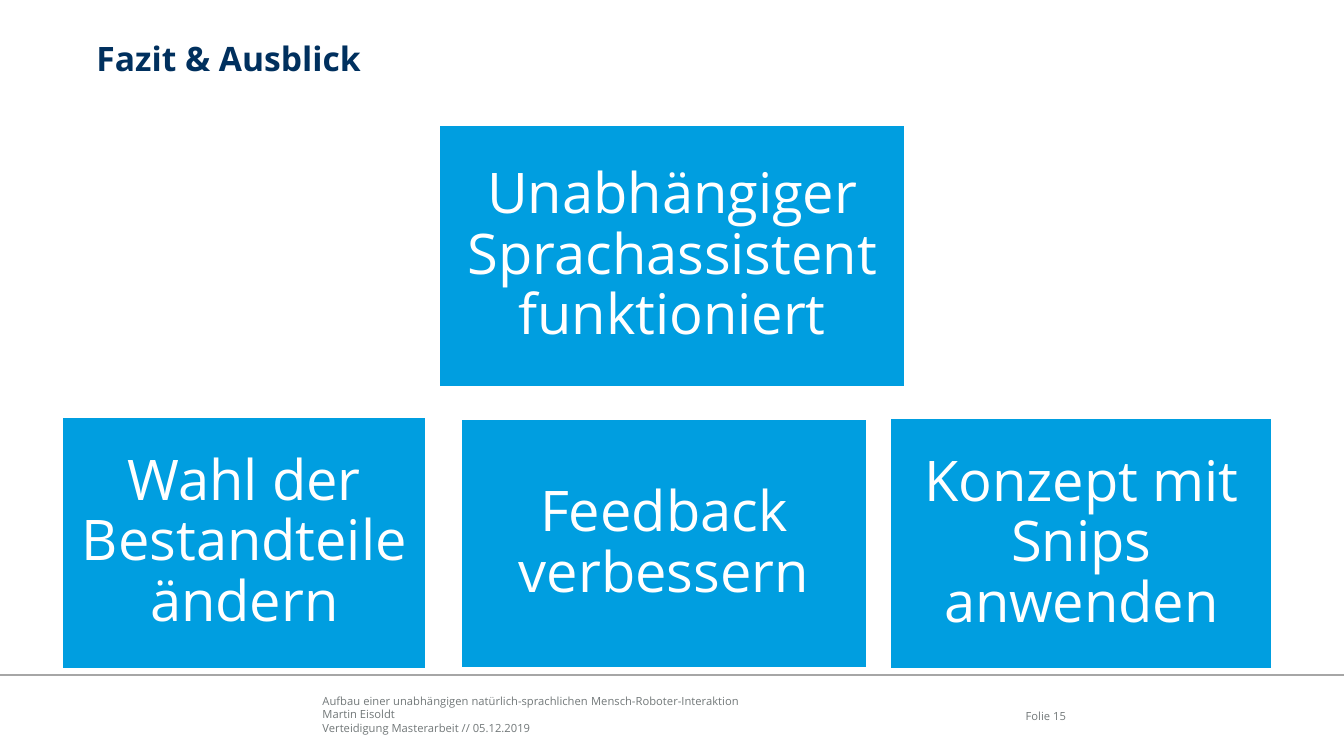
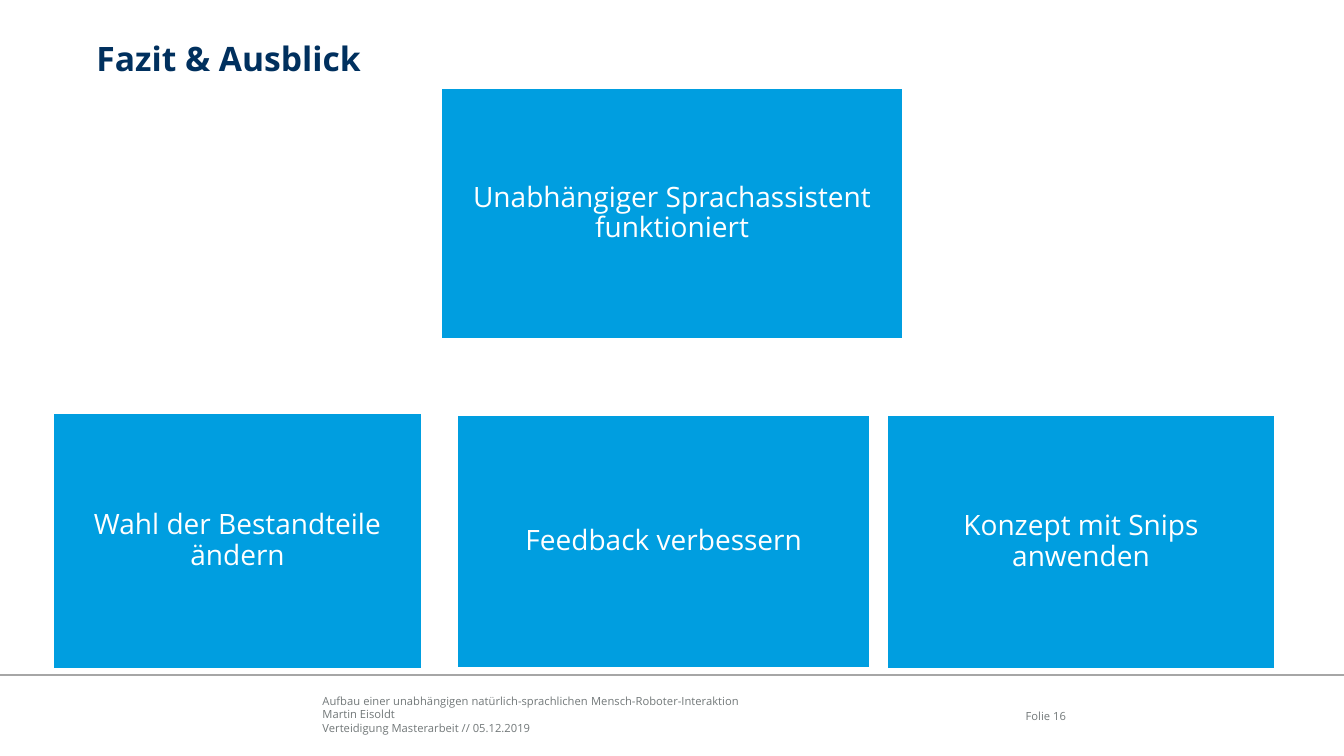
Before and after one commit to edegeyer/masterarbeit, a slide deck: slide 16 of verteidigung/verteidigung.pptx (slide 15 before the commit). Drawn at 1344x756 pixels with LibreOffice and Linux fonts; fonts in the diff are those of the drawing; background and template pictures are left out. Boxes give left, top, right and bottom in pixels: in the first picture for what was removed or moved away, otherwise in the second. Text is boxed around its words. In the diff, an @@ line names an element or a change of style, - is before the commit and + after.

```diff
--- a/verteidigung/verteidigung.pptx
+++ b/verteidigung/verteidigung.pptx
@@ size 40 to 20 pt; less space between paragraphs in 4 elements at <box>963,514,1198,567</box>, <box>525,528,802,551</box>, <box>94,512,381,566</box>, <box>473,185,871,238</box> @@
@@ text "Unabhängiger Sprachassistent funktioniert": place and size @@
-text "Unabhängiger Sprachassistent funktioniert" at <box>468,170,877,335</box>
+text "Unabhängiger Sprachassistent funktioniert" at <box>473,185,871,238</box>
@@ rectangle: place and size @@
-rectangle at <box>440,125,905,386</box>
+rectangle at <box>442,88,902,339</box>
@@ text "Wahl der Bestandteile ändern": place and size @@
-text "Wahl der Bestandteile ändern" at <box>82,457,407,622</box>
+text "Wahl der Bestandteile ändern" at <box>94,512,381,566</box>
@@ rectangle: place and size @@
-rectangle at <box>63,417,426,669</box>
+rectangle at <box>53,413,422,669</box>
@@ rectangle: place and size @@
-rectangle at <box>461,419,867,668</box>
+rectangle at <box>458,415,870,667</box>
```
Also in this commit, not shown: 10 other slides changed, 1 slide added.
